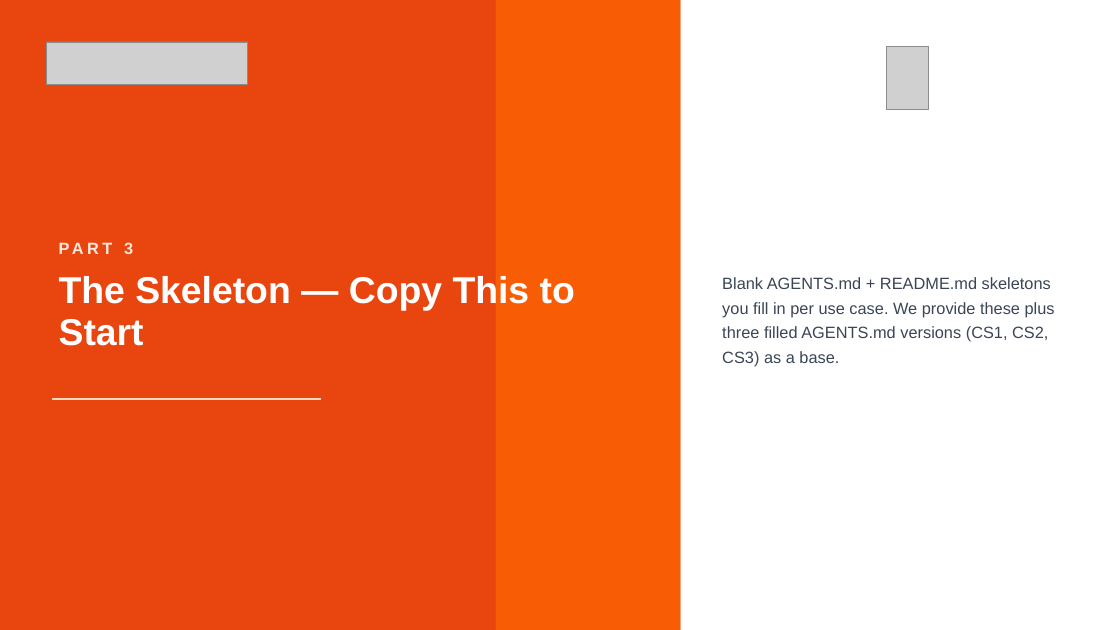
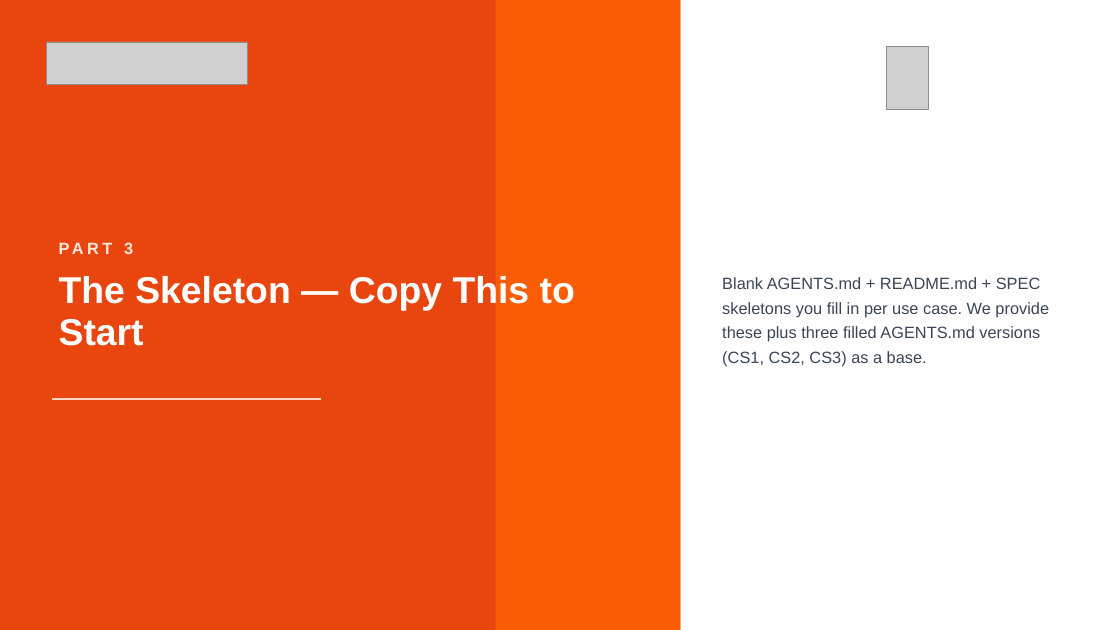
Before and after one commit to vrlnarayana/Philips-AMD, a slide deck: slide 12 of Philips-AMD-Content/agents-md/AGENTS_MD_Guide.pptx (slide 11 before the commit). Drawn at 1120x630 pixels with LibreOffice and Linux fonts; fonts in the diff are those of the drawing; grey boxes stand for pictures. Boxes give left, top, right and bottom in pixels: in the first picture for what was removed or moved away, otherwise in the second. Text is boxed around its words. In the diff, an @@ line names an element or a change of style, - is before the commit and + after.

```diff
--- a/Philips-AMD-Content/agents-md/AGENTS_MD_Guide.pptx
+++ b/Philips-AMD-Content/agents-md/AGENTS_MD_Guide.pptx
@@ text at (722,277,1049,367): text changed @@
-Blank AGENTS.md + README.md skeletons you fill in per use case. We provide these plus three filled AGENTS.md versions (CS1, CS2, CS3) as a base.
+Blank AGENTS.md + README.md + SPEC skeletons you fill in per use case. We provide these plus three filled AGENTS.md versions (CS1, CS2, CS3) as a base.
```
Also in this commit, not shown: 4 other slides changed, 1 slide added, 7 other files.
